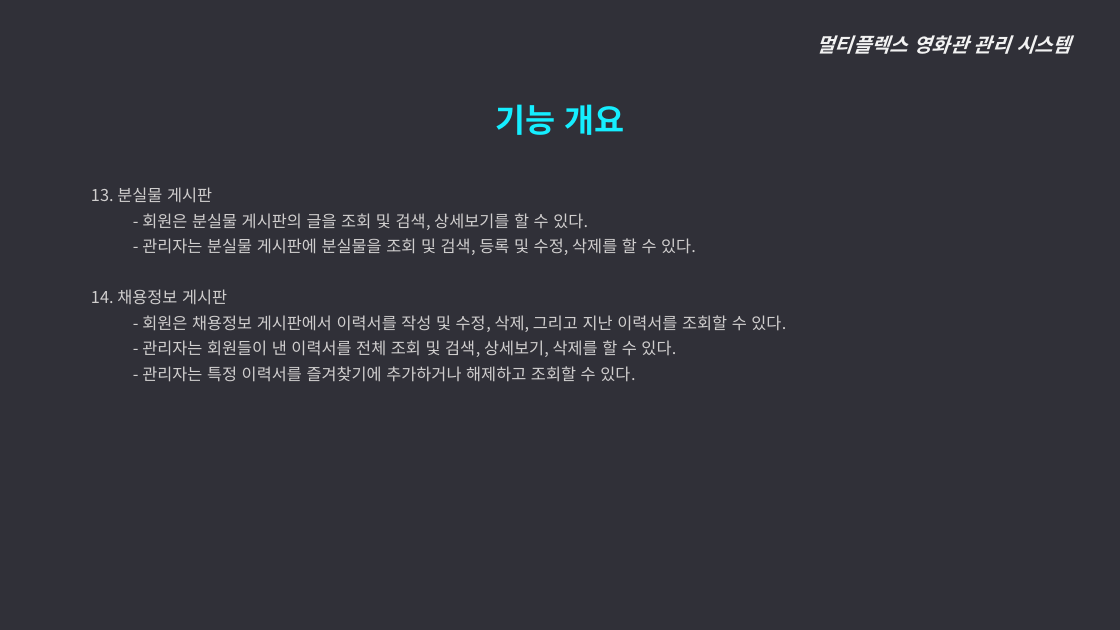
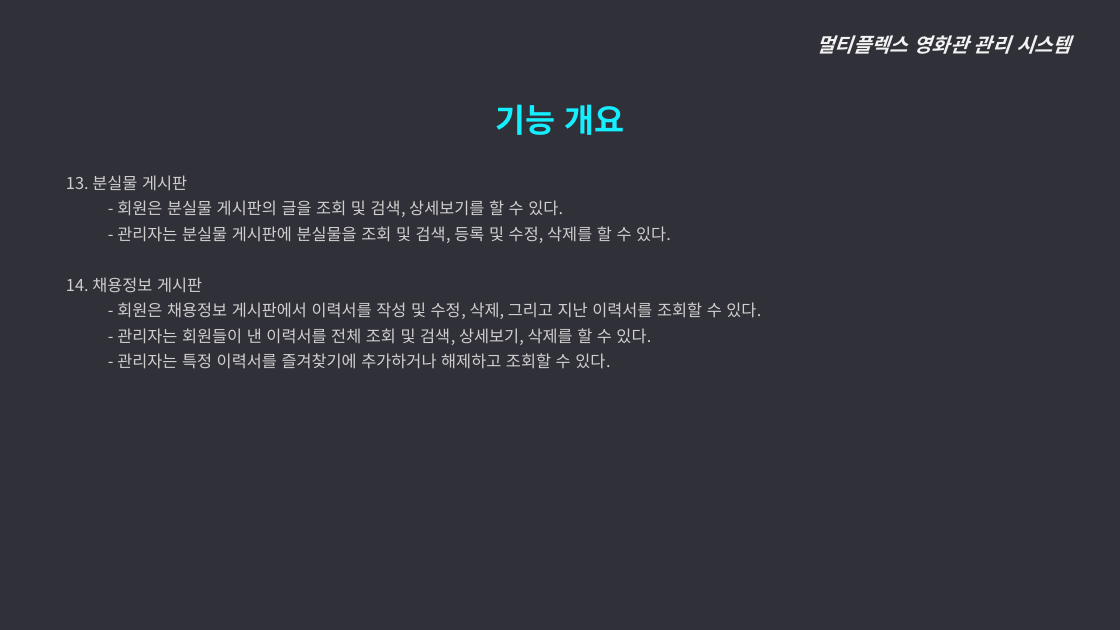
Before and after one commit to ywc-412/MultiplexTeamProject, a slide deck: slide 7 of 2조 시스템개요, 요구사항 정의.pptx. Drawn at 1120x630 pixels with LibreOffice and Linux fonts; fonts in the diff are those of the drawing. Boxes give left, top, right and bottom in pixels: in the first picture for what was removed or moved away, otherwise in the second. Text is boxed around its words. In the diff, an @@ line names an element or a change of style, - is before the commit and + after.

Commit message:
요구사항정의 수정본

```diff
--- a/2조 시스템개요, 요구사항 정의.pptx
+++ b/2조 시스템개요, 요구사항 정의.pptx
@@ text "13. 분실물 게시판": place and size @@
-text "13. 분실물 게시판" at [91,187,786,382]
+text "13. 분실물 게시판" at [66,175,761,369]
```
Also in this commit, not shown: 7 other slides changed, 5 slides added.
